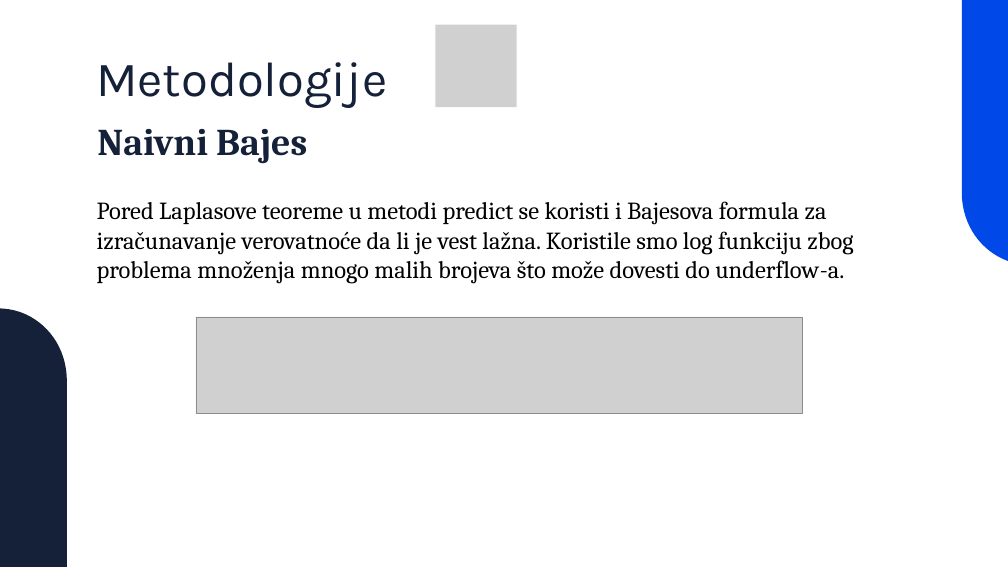
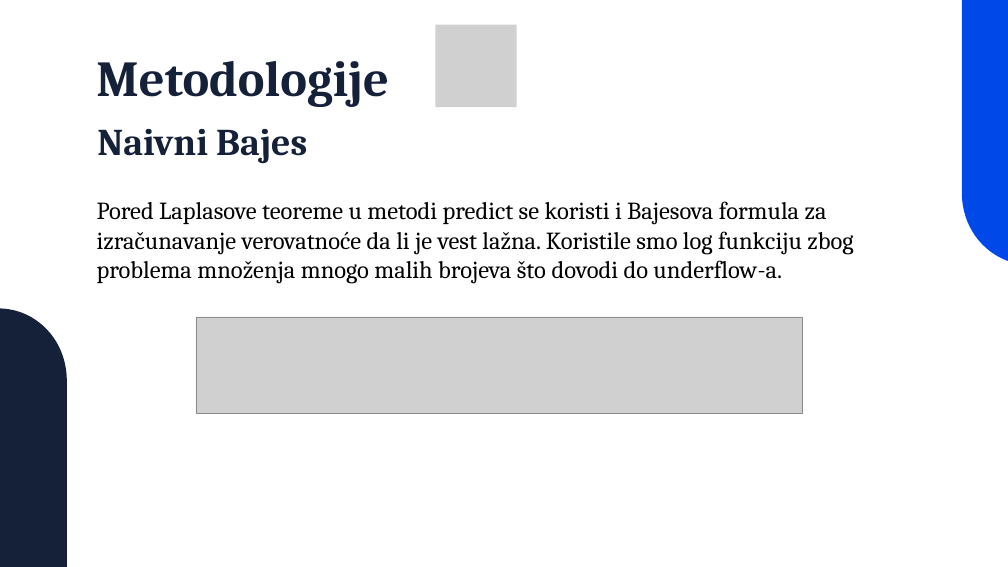
Before and after one commit to SonjaBaljicki/fake-news-detection, a slide deck: slide 6 of Fake-news-detection.pptx. Drawn at 1008x567 pixels with LibreOffice and Linux fonts; fonts in the diff are those of the drawing; grey boxes stand for pictures. Boxes give left, top, right and bottom in pixels: in the first picture for what was removed or moved away, otherwise in the second. Text is boxed around its words. In the diff, an @@ line names an element or a change of style, - is before the commit and + after.

```diff
--- a/Fake-news-detection.pptx
+++ b/Fake-news-detection.pptx
@@ text "Metodologije" at bbox=[96, 61, 389, 107]: size 70 to 72 pt, font Karla to Cambria, bold on @@
@@ text at bbox=[97, 201, 853, 284]: text changed @@
-Pored Laplasove teoreme u metodi predict se koristi i Bajesova formula za izračunavanje verovatnoće da li je vest lažna. Koristile smo log funkciju zbog problema množenja mnogo malih brojeva što može dovesti do underflow-a.
+Pored Laplasove teoreme u metodi predict se koristi i Bajesova formula za izračunavanje verovatnoće da li je vest lažna. Koristile smo log funkciju zbog problema množenja mnogo malih brojeva što dovodi do underflow-a.
```
Also in this commit, not shown: 11 other slides changed, 6 other files.
